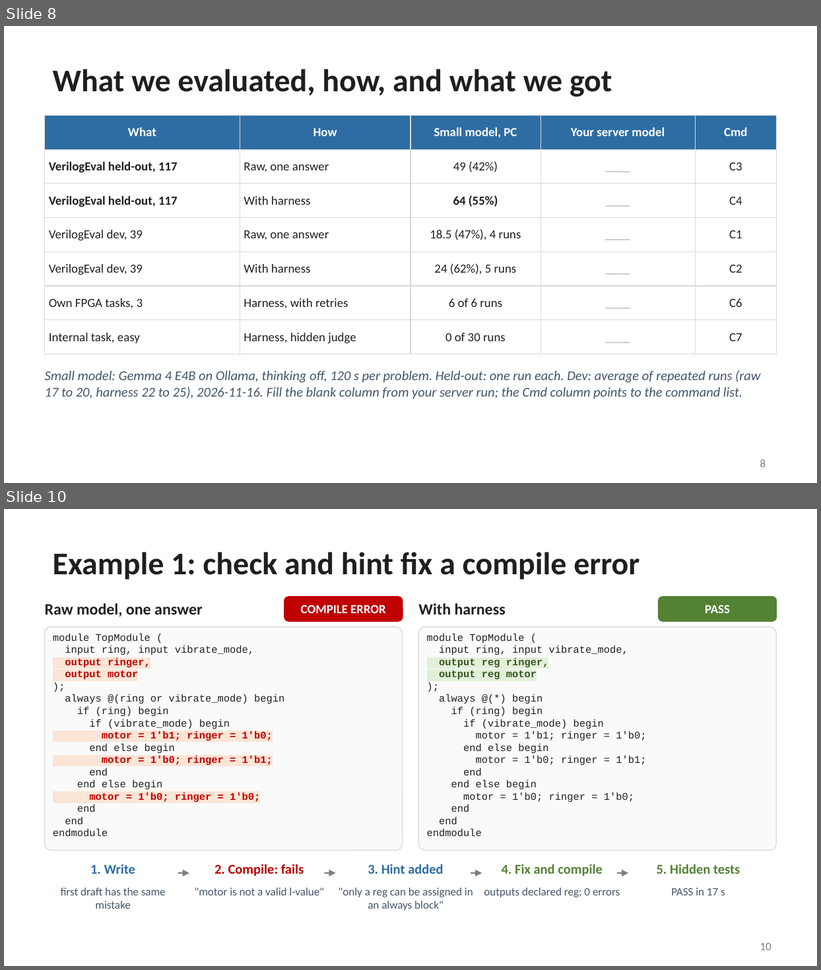
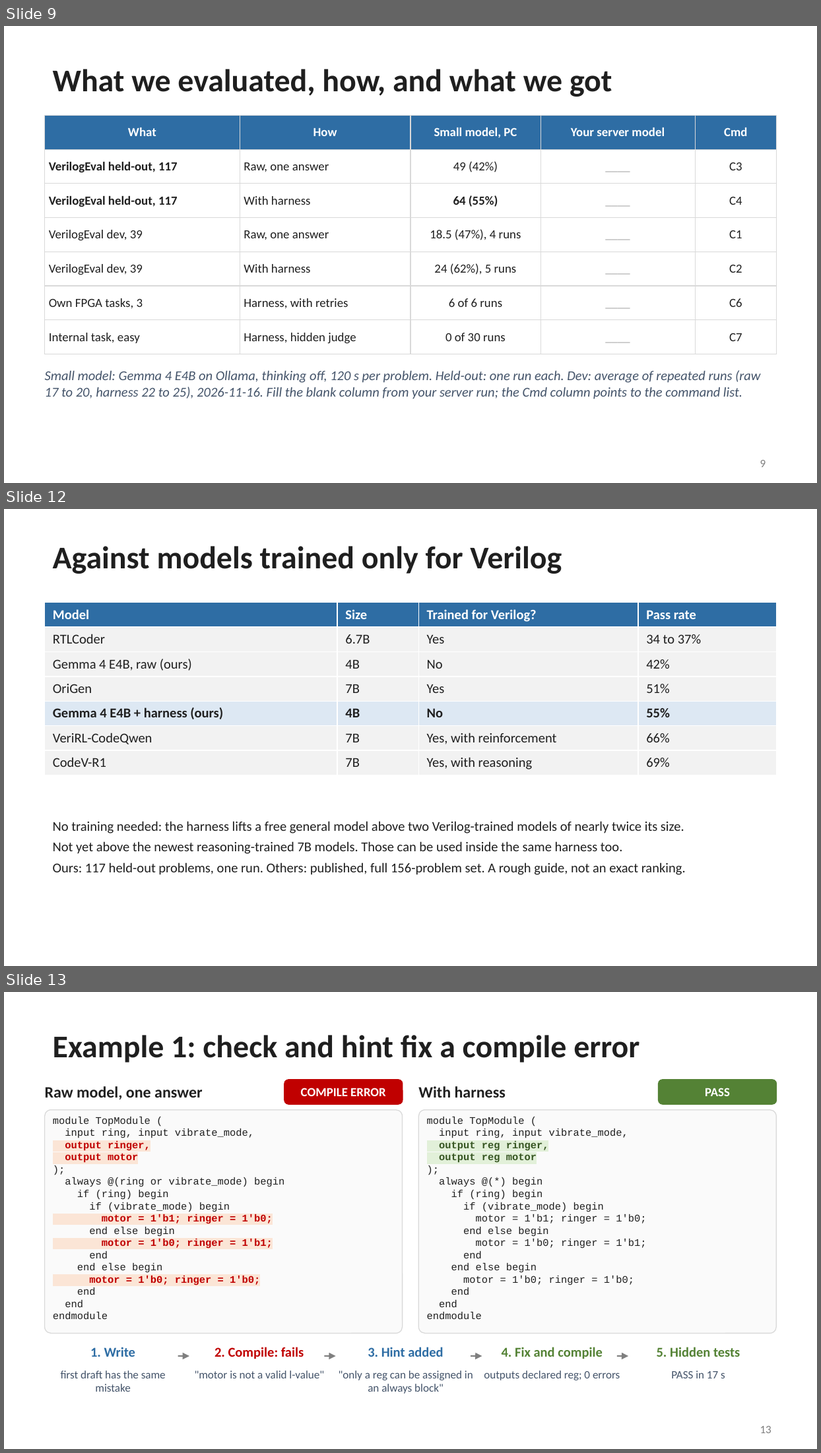
Before and after one commit to SiddharthaKR/agent_bench, a slide deck: docs/local-model-fpga-harness.pptx. Shown one above the other, each under a label of ours: slides 8 and 10 before the commit, slides 9, 12 and 13 after it; the slides between them are not shown. The pictures are 821x970 and 821x1453 pixels, drawn with LibreOffice and Linux fonts; fonts in the diff are those of the drawing. Boxes give left, top, right and bottom in pixels: in the first picture for what was removed or moved away, otherwise in the second. Text is boxed around its words. In the diff, an @@ line names an element or a change of style, - is before the commit and + after.

Commit message:
Deck: plain-words intro, 12B results, comparison with Verilog-trained models, what helped and what did not, hints and overfitting, how to use it in your own flow

```diff
--- a/docs/local-model-fpga-harness.pptx
+++ b/docs/local-model-fpga-harness.pptx
@@ slide 12 added at (4,509,817,966), background #FFFFFF @@
@@ title added at (53,546,562,574), 28 pt, text #1F1F1F, bold @@
+Against models trained only for Verilog
@@ table added at (45,603,776,773), 7 rows, 4 columns @@
+Model | Size | Trained for Verilog? | Pass rate
+RTLCoder | 6.7B | Yes | 34 to 37%
+Gemma 4 E4B, raw (ours) | 4B | No | 42%
+OriGen | 7B | Yes | 51%
+Gemma 4 E4B + harness (ours) | 4B | No | 55%
+VeriRL-CodeQwen | 7B | Yes, with reinforcement | 66%
+CodeV-R1 | 7B | Yes, with reasoning | 69%
@@ text added at (53,821,686,875), 12 pt, text #1F1F1F @@
+No training needed: the harness lifts a free general model above two Verilog-trained models of nearly twice its size.
+Not yet above the newest reasoning-trained 7B models. Those can be used inside the same harness too.
+Ours: 117 held-out problems, one run. Others: published, full 156-problem set. A rough guide, not an exact ranking.
@@ what was slide 8 is now slide 9 @@
@@ page number at (760,460,766,468): text changed @@
-8
+9
@@ what was slide 10 is now slide 13 @@
@@ page number at (760,1426,772,1434): text changed @@
-10
+13
```
Also in this commit, not shown: 3 slides changed, 7 other slides added.
